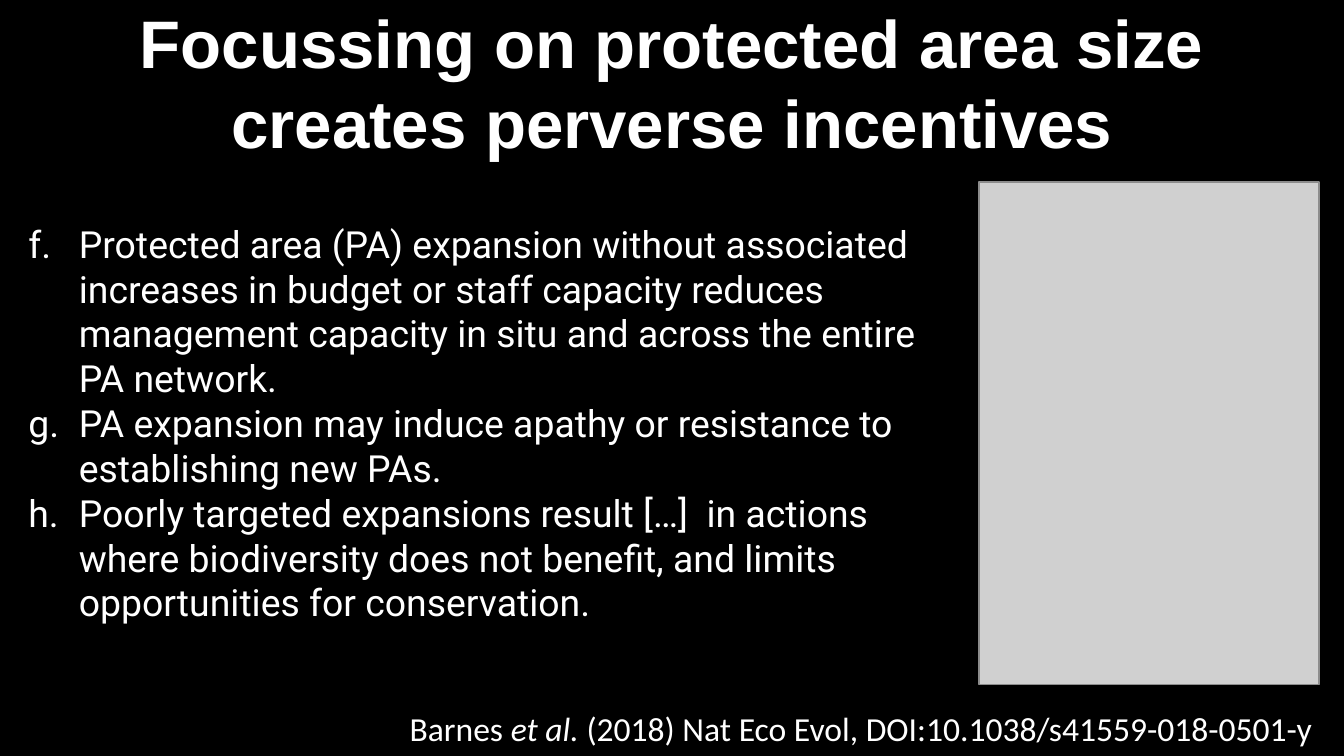
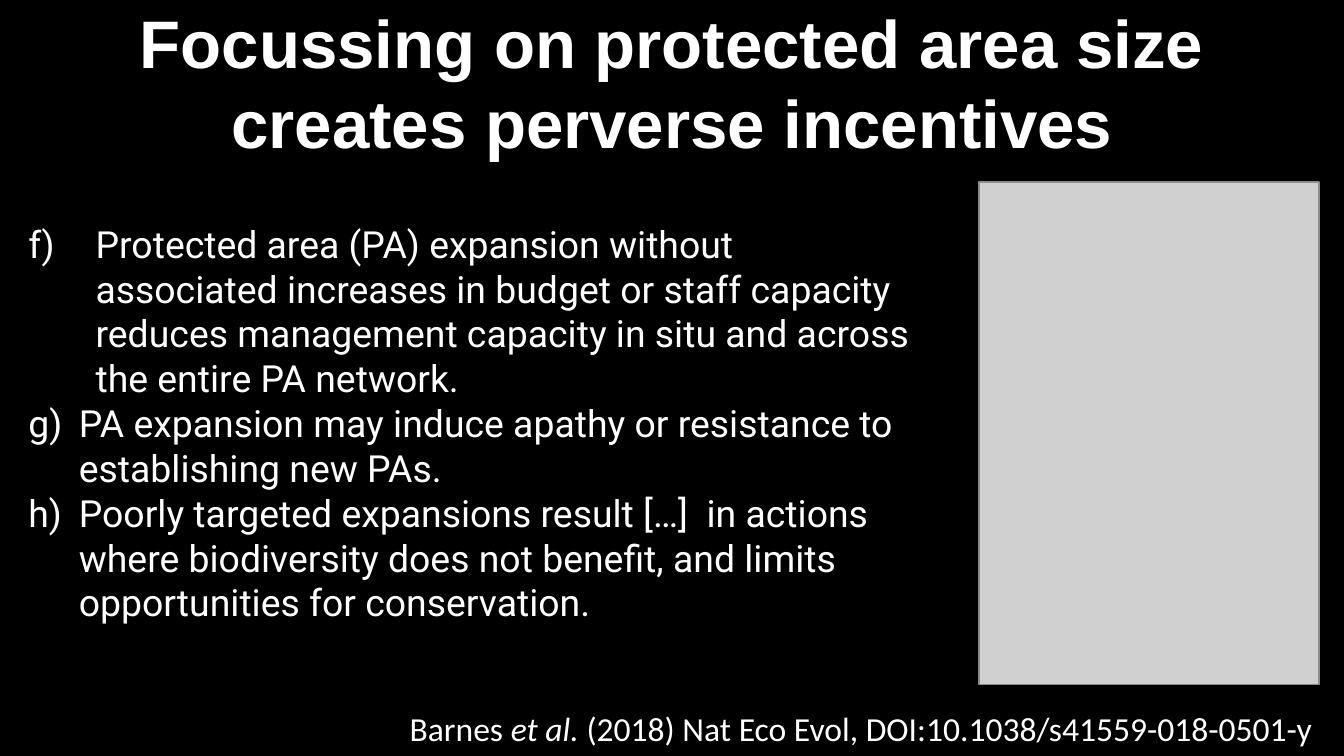
Before and after one commit to jeffreyhanson/abstracts-and-slides, a slide deck: slide 39 of seminars/ICCB-prioritizr-07-10-2021/slides.pptx (slide 37 before the commit). Drawn at 1344x756 pixels with LibreOffice and Linux fonts; fonts in the diff are those of the drawing; grey boxes stand for pictures. Boxes give left, top, right and bottom in pixels: in the first picture for what was removed or moved away, otherwise in the second. Text is boxed around its words. In the diff, an @@ line names an element or a change of style, - is before the commit and + after.

```diff
--- a/seminars/ICCB-prioritizr-07-10-2021/slides.pptx
+++ b/seminars/ICCB-prioritizr-07-10-2021/slides.pptx
@@ text "Protected area (PA) expansion without ..." at [79, 228, 909, 624]: bullet a. to a) @@
```
Also in this commit, not shown: 2 other slides changed, 2 slides added.
